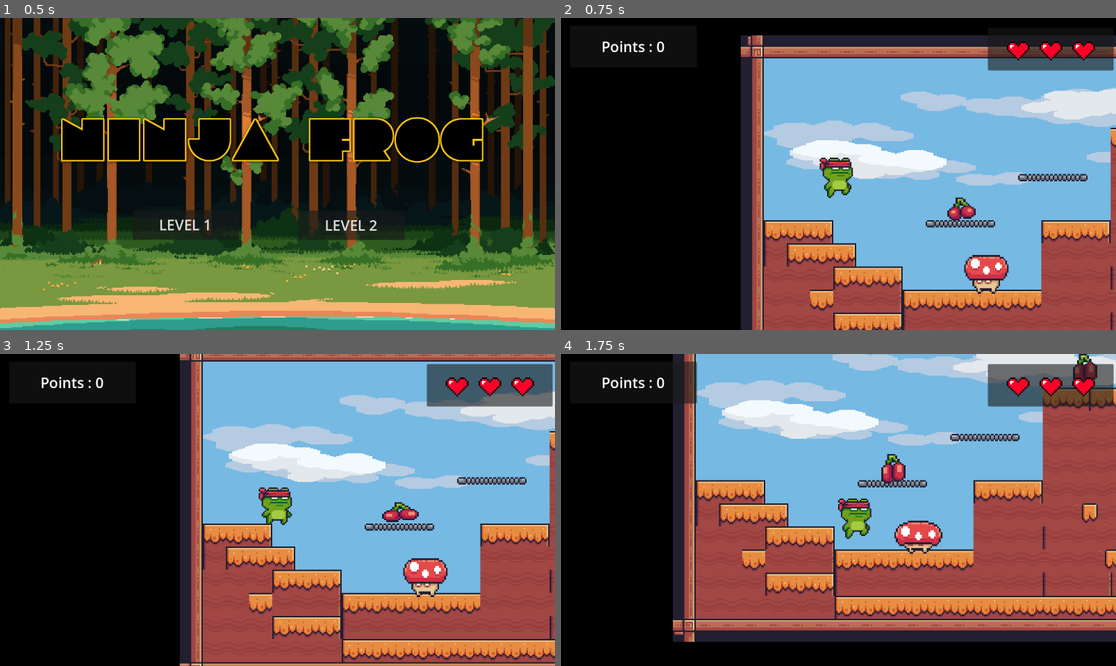
Above: before the commit, frames 1-4 (two rows, left to right).
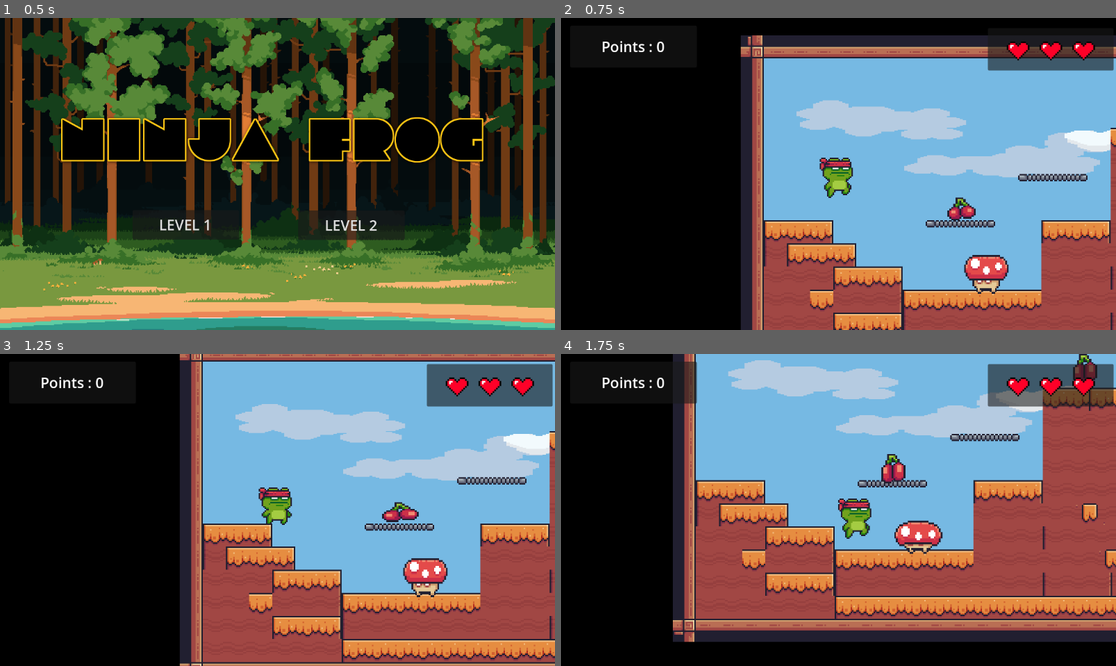
Above: after the commit, the same moments.

Repository: Nasser-Alzaid/Ninja-Frog-2D
Game: Godot game, scene res://sense/menu/Main_Menu.tscn
Two runs of this game, one before a commit and one after it. Both use one fixed random seed, a clock stepped at 60 frames per second and the inputs below.
Inputs:
- Up to frame 1 (0.5 s): no input
- Up to frame 2 (0.75 s): click "LEVEL 2" at 0.5 s
- Up to frame 3 (1.25 s): no input
- Up to frame 4 (1.75 s): hold Right (right) from 1.28 s (still down); tap Space (jump) at 1.52 s

Frame 1 is identical in both runs. In frame 2, 11% of the frame differs, in the area x 36-100%, y 22-54%; in frame 3, 11%; in frame 4, 11%, in the area x 24-100%, y 0-30%.

Commit message:
update the position'

Diff:
--- a/sense/levels/Level2.tscn
+++ b/sense/levels/Level2.tscn
@@ -274,15 +274,11 @@
 
 [node name="TextureRect" type="TextureRect" parent="SenceObject"]
 texture_filter = 1
-anchors_preset = 12
-anchor_top = 1.0
-anchor_right = 1.0
-anchor_bottom = 1.0
-offset_top = -649.0
-offset_right = 2746.0
-grow_horizontal = 2
-grow_vertical = 0
+offset_top = -8.0
+offset_right = 3904.0
+offset_bottom = 648.0
 texture = ExtResource("2_ochnf")
+flip_h = true
 
 [node name="TileMap" type="TileMap" parent="SenceObject"]
 texture_filter = 1
@@ -306,7 +302,7 @@
 position = Vector2(794, 96)
 
 [node name="Collectable4" parent="SenceObject/collectablegroup" instance=ExtResource("5_6vvyy")]
-position = Vector2(1174, 340)
+position = Vector2(1240, 352)
 
 [node name="Collectable5" parent="SenceObject/collectablegroup" instance=ExtResource("5_6vvyy")]
 position = Vector2(1330, 194)
--- a/sense/menu/GoodJob.tscn
+++ b/sense/menu/GoodJob.tscn
@@ -9,15 +9,9 @@
 
 [node name="TextureRect2" type="TextureRect" parent="."]
 texture_filter = 1
-anchors_preset = 8
-anchor_left = 0.5
-anchor_top = 0.5
-anchor_right = 0.5
-anchor_bottom = 0.5
-offset_left = -576.0
-offset_top = -324.0
-offset_right = 576.0
-offset_bottom = 324.0
+anchors_preset = 15
+anchor_right = 1.0
+anchor_bottom = 1.0
 grow_horizontal = 2
 grow_vertical = 2
 texture = ExtResource("2_gsm52")
